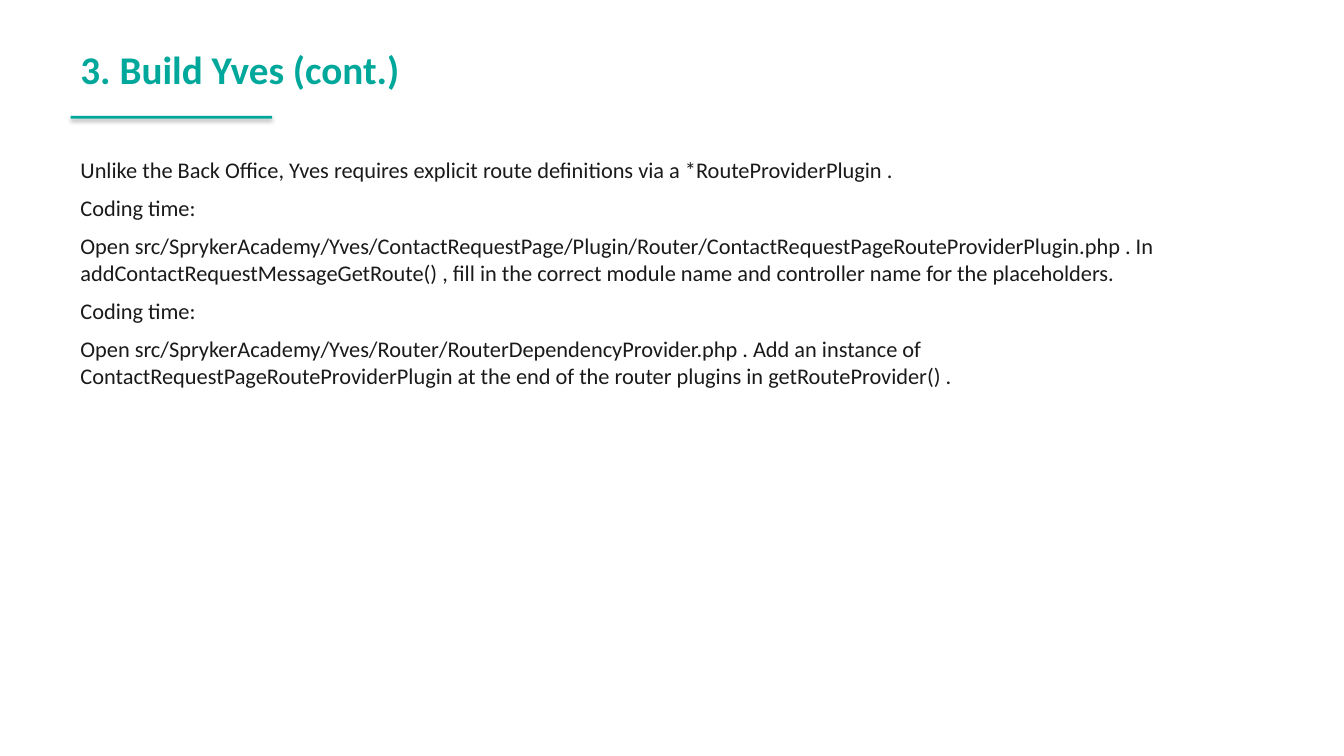
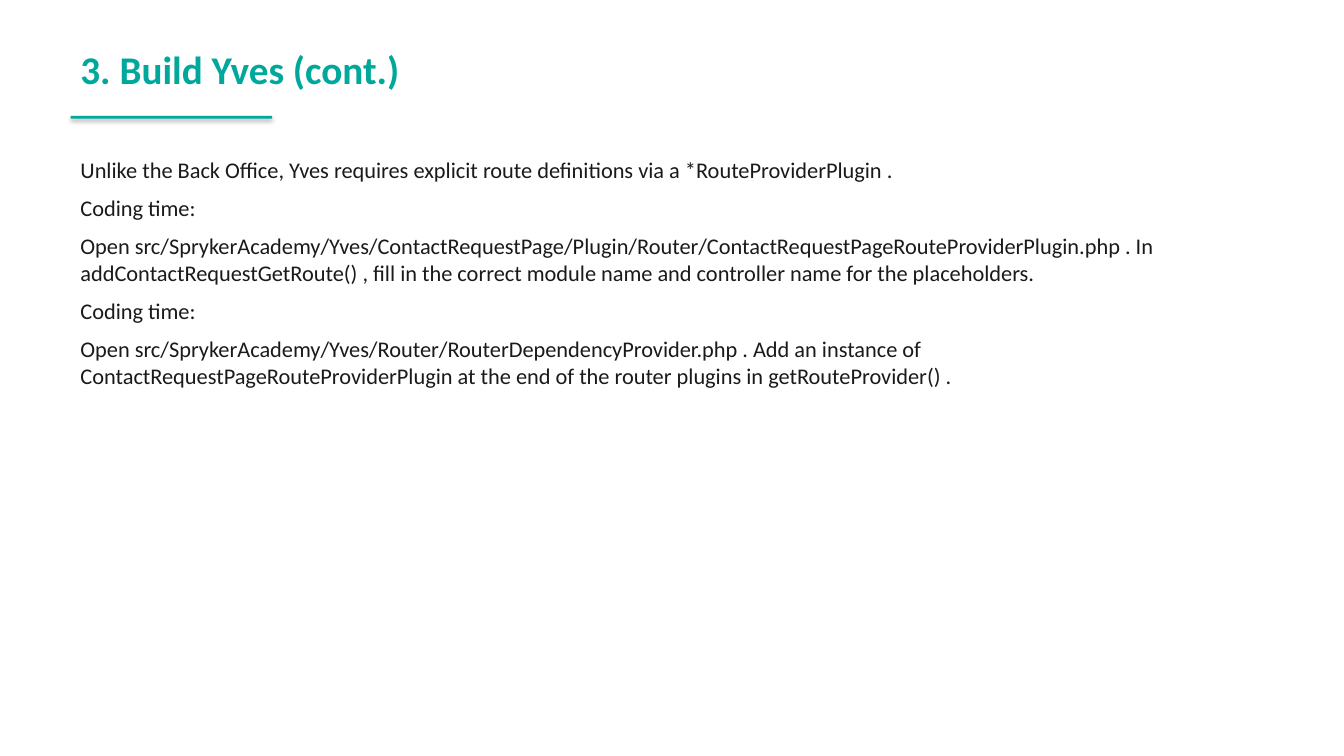
Before and after one commit to spryker-academy/instructor-exercises, a slide deck: slide 122 of guides-pptx/spryker-academy-fundamental.pptx. Drawn at 1344x756 pixels with LibreOffice and Linux fonts; fonts in the diff are those of the drawing. Boxes give left, top, right and bottom in pixels: in the first picture for what was removed or moved away, otherwise in the second. Text is boxed around its words. In the diff, an @@ line names an element or a change of style, - is before the commit and + after.

```diff
--- a/guides-pptx/spryker-academy-fundamental.pptx
+++ b/guides-pptx/spryker-academy-fundamental.pptx
@@ text at bbox=[80, 238, 1153, 285]: text changed @@
-Open src/SprykerAcademy/Yves/ContactRequestPage/Plugin/Router/ContactRequestPageRouteProviderPlugin.php . In addContactRequestMessageGetRoute() , fill in the correct module name and controller name for the placeholders.
+Open src/SprykerAcademy/Yves/ContactRequestPage/Plugin/Router/ContactRequestPageRouteProviderPlugin.php . In addContactRequestGetRoute() , fill in the correct module name and controller name for the placeholders.
```
Also in this commit, not shown: 22 other slides changed, 2 other files.
